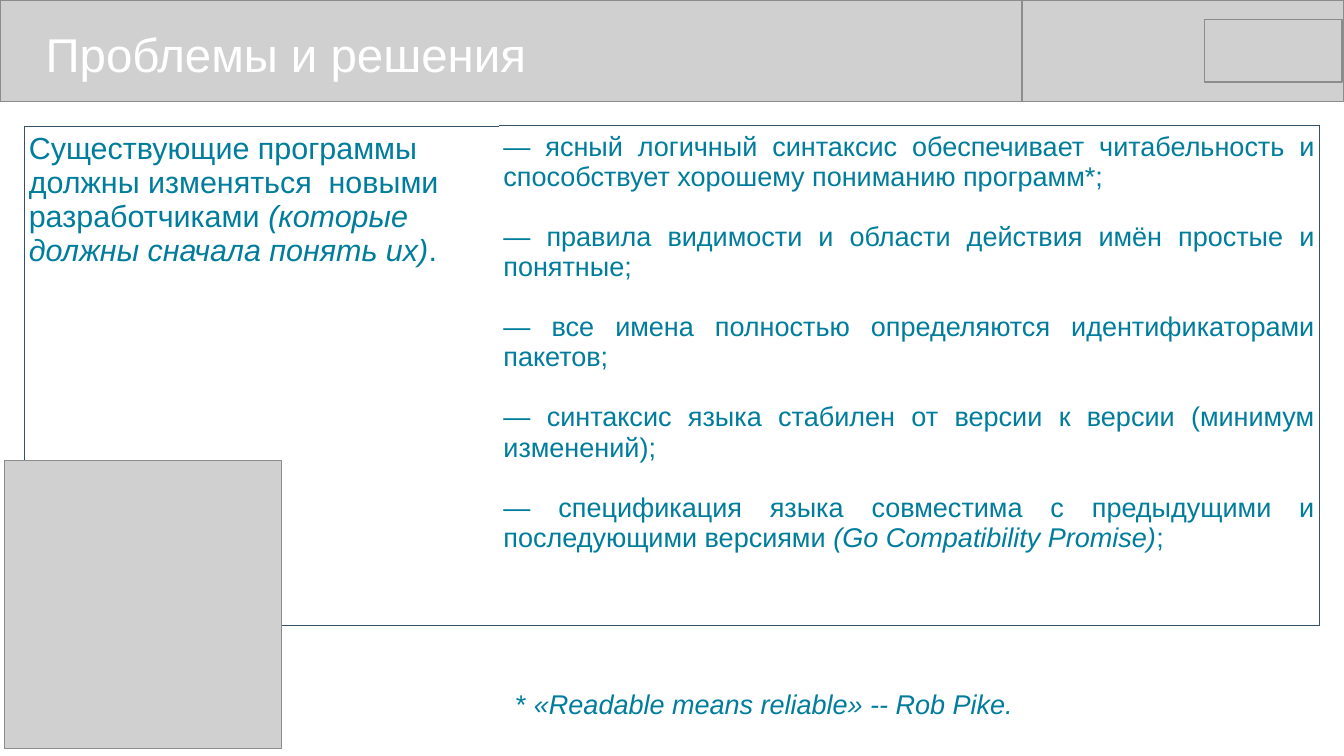
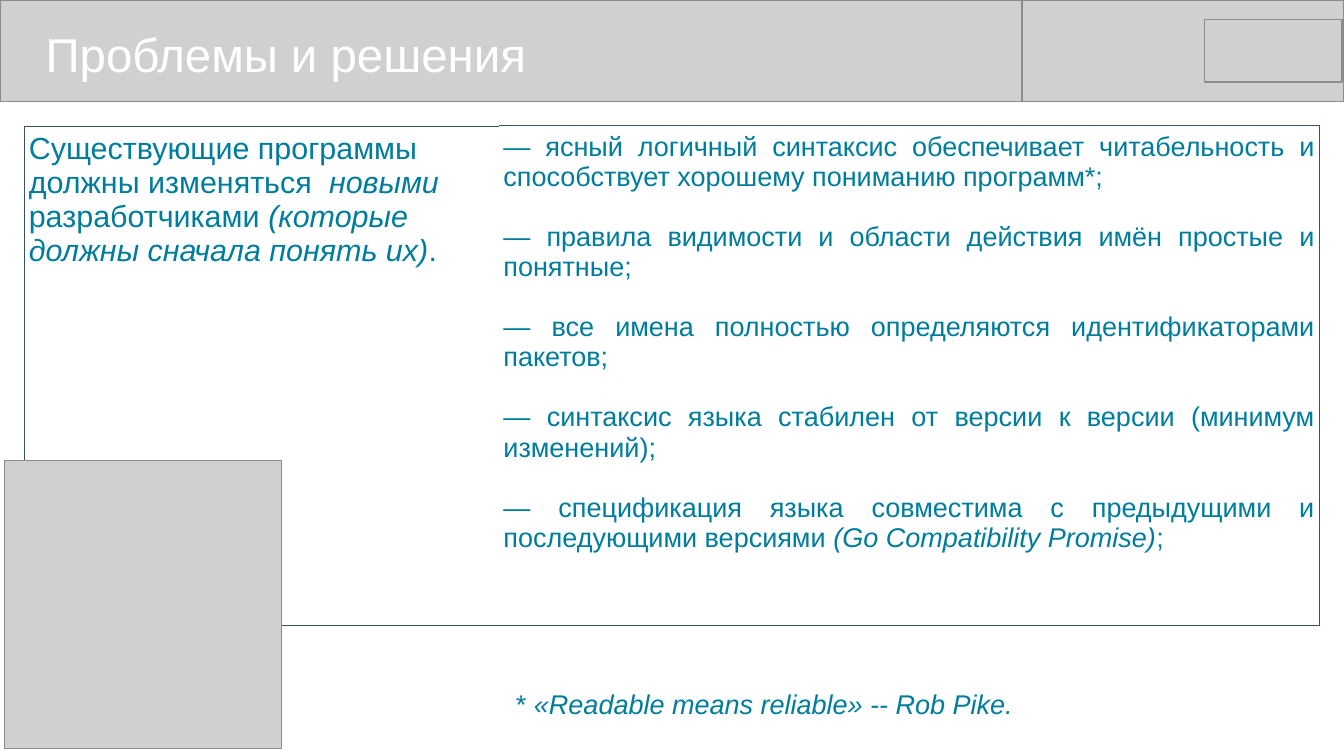
Before and after one commit to mike-shock/Go_language, a slide deck: slide 8 of view/Go_View.odp. Drawn at 1344x756 pixels with LibreOffice and Linux fonts; fonts in the diff are those of the drawing; grey boxes stand for pictures. Boxes give left, top, right and bottom in pixels: in the first picture for what was removed or moved away, otherwise in the second. Text is boxed around its words. In the diff, an @@ line names an element or a change of style, - is before the commit and + after.

```diff
--- a/view/Go_View.odp
+++ b/view/Go_View.odp
@@ table at <box>24,126,1321,587</box> @@
@@ italic on in "новыми" @@
```
Also in this commit, not shown: 8 other slides changed, 1 other file.
